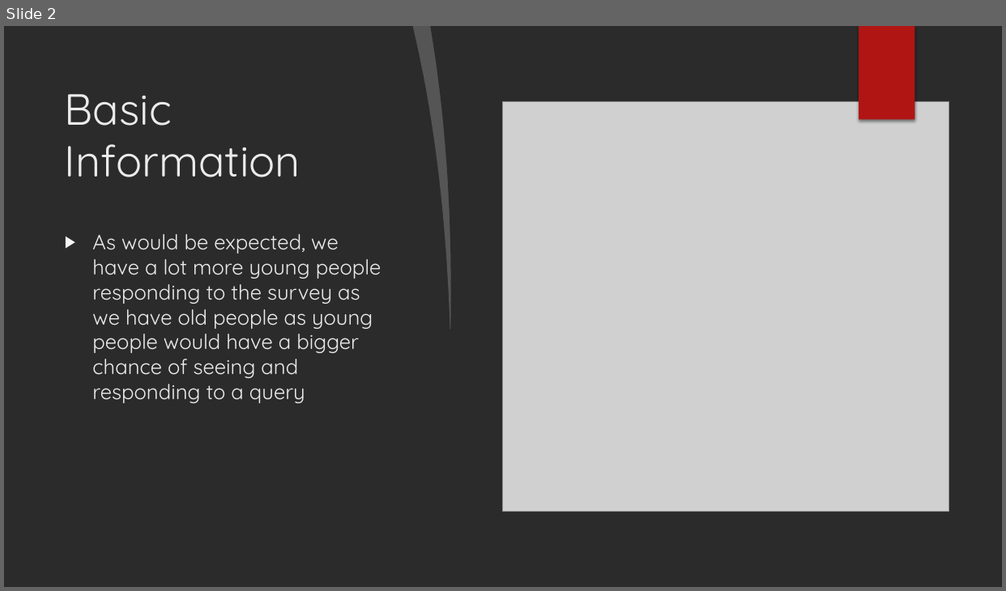
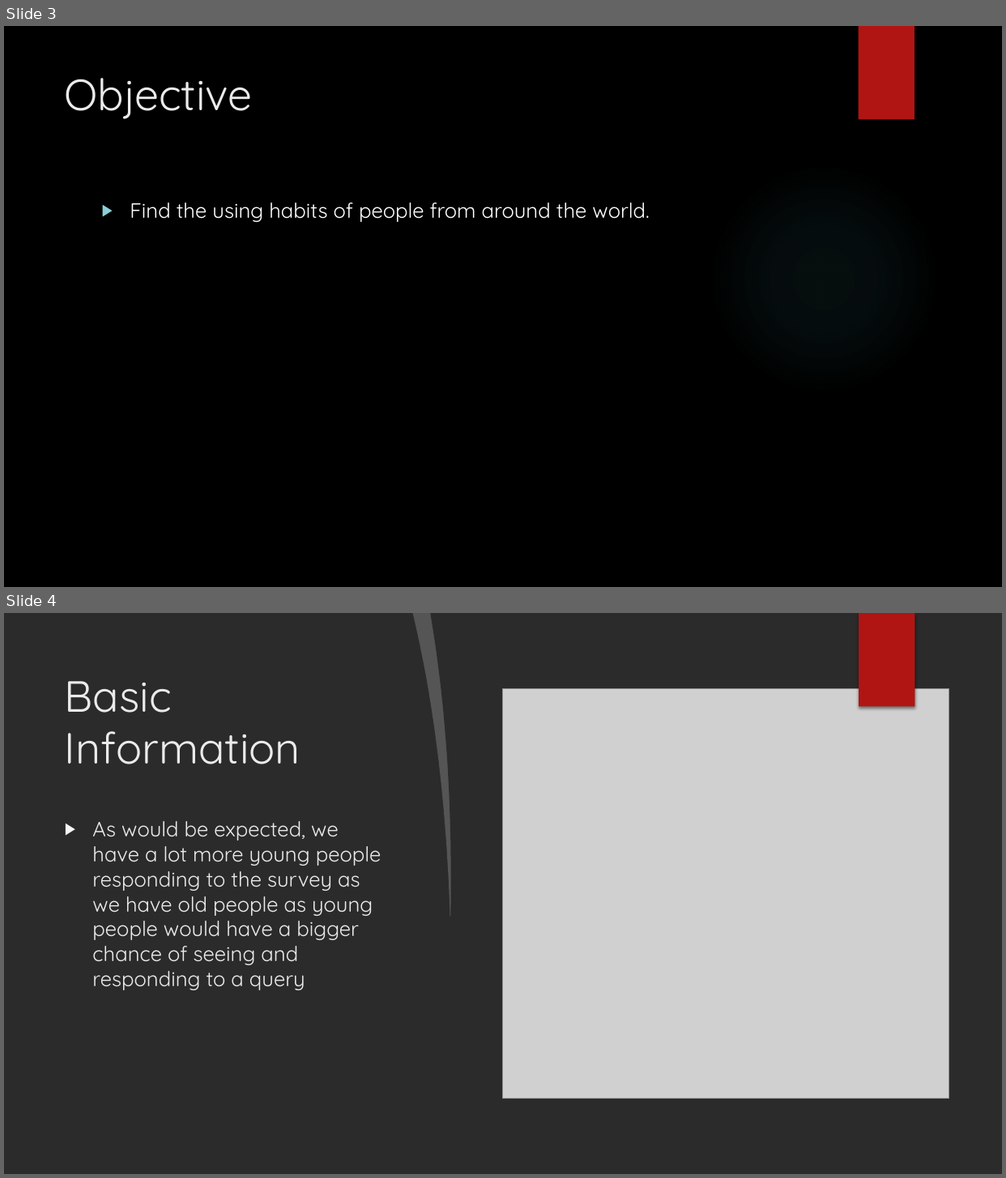
Before and after one commit to FearlessClock/PythonDataAnalyste, a slide deck: Drug consuption Pieter Algera.pptx. Shown one above the other, each under a label of ours: slide 2 before the commit, slides 3 and 4 after it. The pictures are 1006x591 and 1006x1178 pixels, drawn with LibreOffice and Linux fonts; fonts in the diff are those of the drawing; grey boxes stand for pictures; background and template pictures are left out; a plain dark background stands for a picture behind light text. Boxes give left, top, right and bottom in pixels: in the first picture for what was removed or moved away, otherwise in the second. Text is boxed around its words. In the diff, an @@ line names an element or a change of style, - is before the commit and + after.

```diff
--- a/Drug consuption Pieter Algera.pptx
+++ b/Drug consuption Pieter Algera.pptx
@@ slide 3 added at bbox=[4, 26, 1002, 587], background picture (left out); not listed: 1 template element that a slide beside it also shows @@
@@ title added at bbox=[65, 78, 253, 119], 42 pt, text #EBEBEB @@
+Objective
@@ ellipse added at bbox=[709, 163, 939, 394], fill gradient #50B9C1 @@
@@ text added at bbox=[130, 203, 649, 222], 20 pt, text #FFFFFF @@
+▶ Find the using habits of people from around the world.
@@ what was slide 2 is now slide 4 @@
```
Also in this commit, not shown: 3 slides changed, 11 other slides added, 1 other file.
